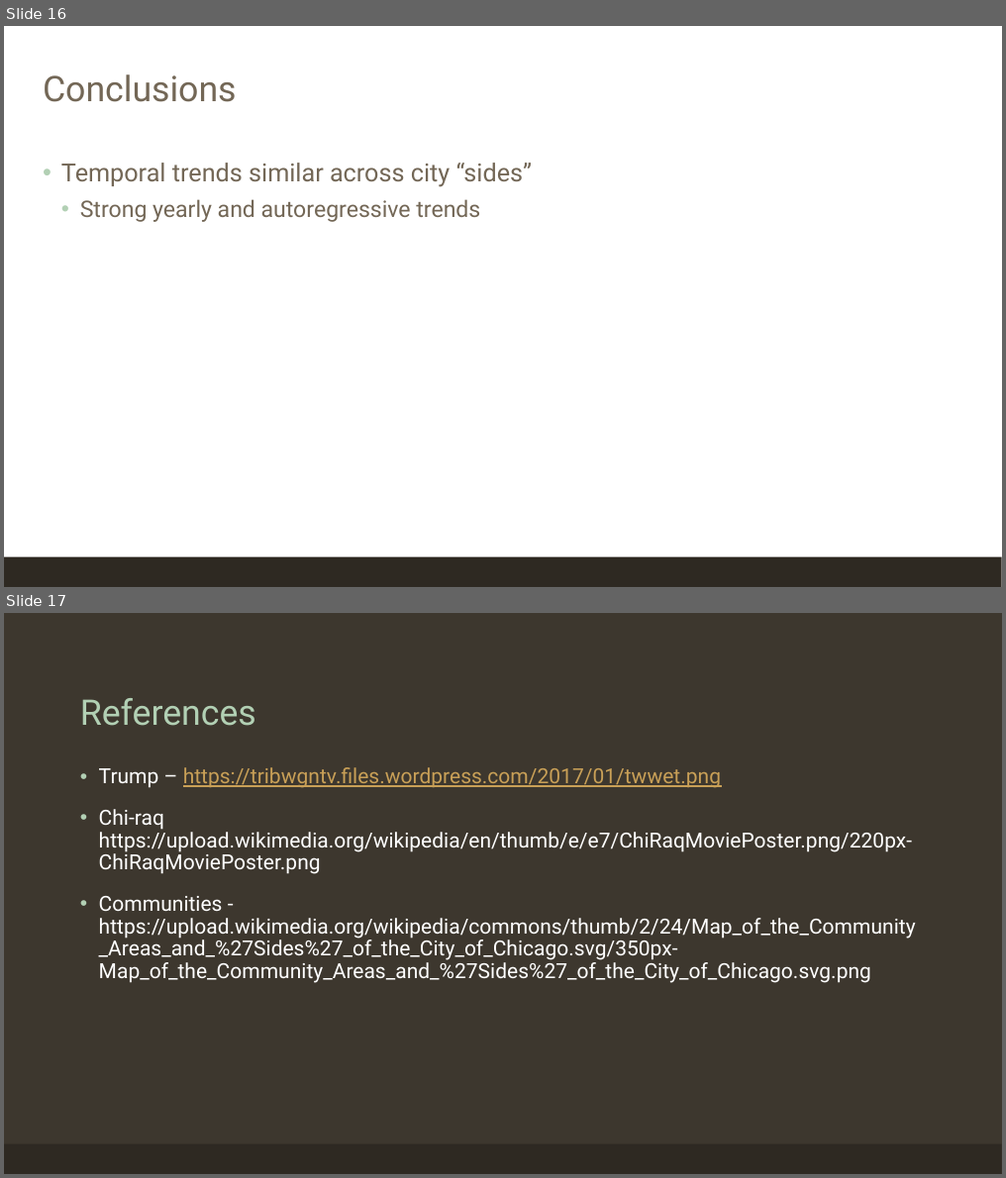
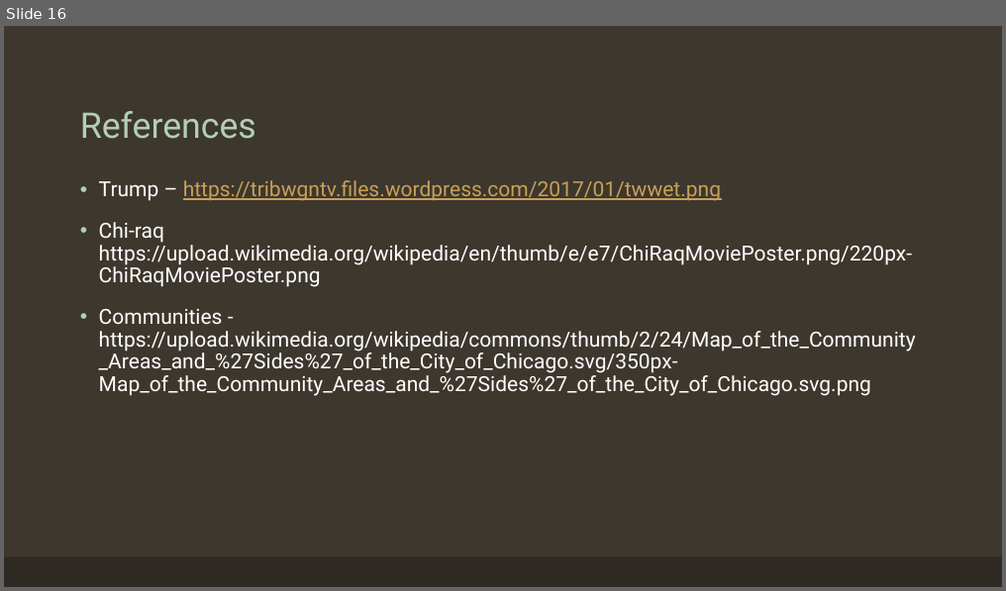
Before and after one commit to EEPlei/Americas-Warzone-Class-Project, a slide deck: Slides/final_slides.pptx. Shown one above the other, each under a label of ours: slides 16 and 17 before the commit, slide 16 after it. The pictures are 1006x1178 and 1006x591 pixels, drawn with LibreOffice and Linux fonts; fonts in the diff are those of the drawing. Boxes give left, top, right and bottom in pixels: in the first picture for what was removed or moved away, otherwise in the second. Text is boxed around its words. In the diff, an @@ line names an element or a change of style, - is before the commit and + after.

Commit message:
why

```diff
--- a/Slides/final_slides.pptx
+++ b/Slides/final_slides.pptx
@@ slide 16 removed at <box>4,26,1002,587</box>, background #FFFFFF; not listed: 1 template element that a slide beside it also shows @@
@@ title removed at <box>43,75,237,102</box> @@
-Conclusions
@@ text removed at <box>61,163,533,222</box> @@
-• Temporal trends similar across city “sides”
-  • Strong yearly and autoregressive trends
@@ what was slide 17 is now slide 16 @@
```
